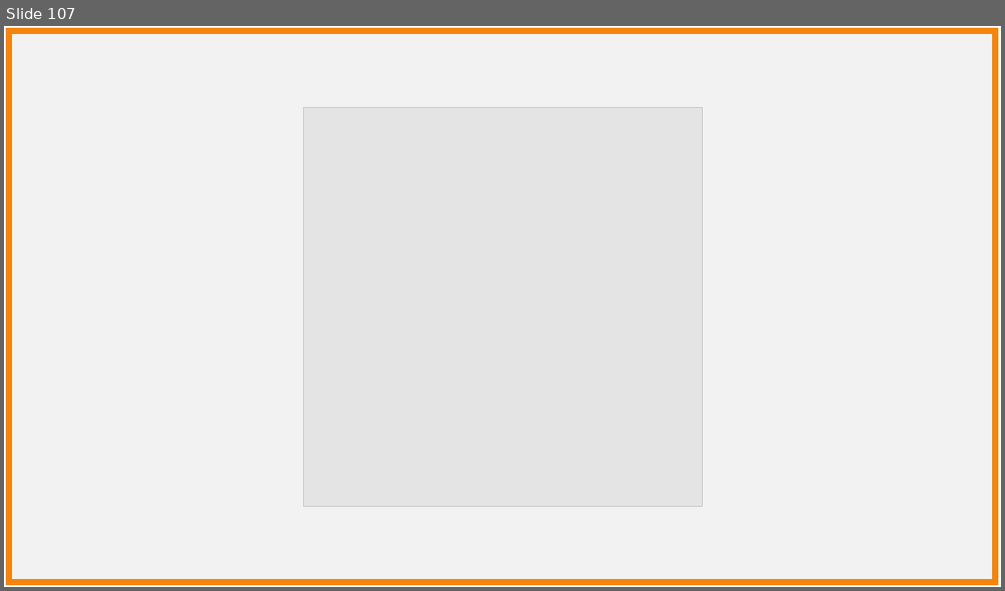
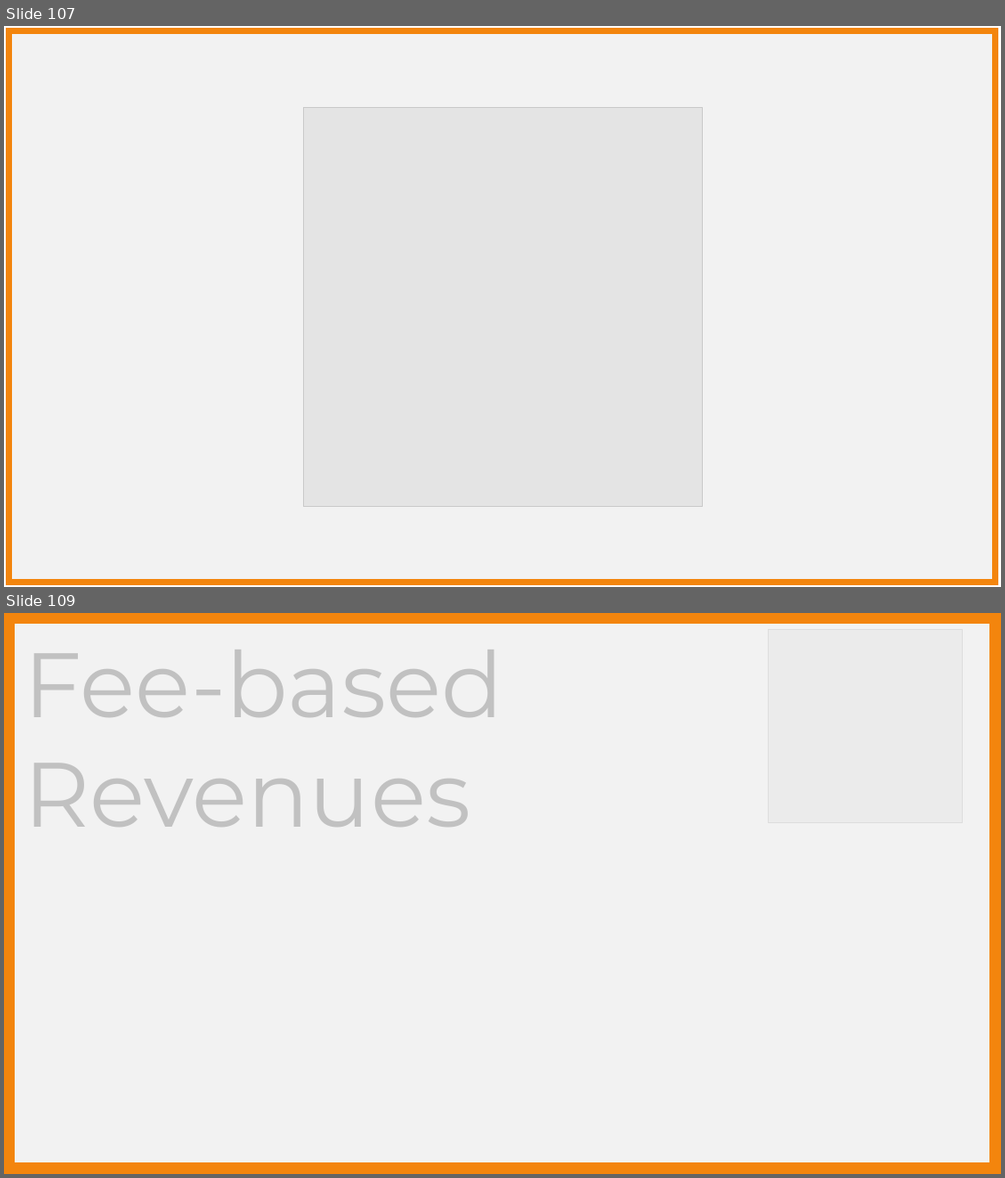
Before and after one commit to BPaaSModelling/Ontology4ModelingEnvironment, a slide deck: images/stickyNotes.pptx. Shown one above the other, each under a label of ours: slide 107 before the commit, slides 107 and 109 after it; the slides between them are not shown. The pictures are 1005x591 and 1005x1178 pixels, drawn with LibreOffice and Linux fonts; fonts in the diff are those of the drawing; grey boxes stand for pictures. Boxes give left, top, right and bottom in pixels: in the first picture for what was removed or moved away, otherwise in the second. Text is boxed around its words. In the diff, an @@ line names an element or a change of style, - is before the commit and + after.

```diff
--- a/images/stickyNotes.pptx
+++ b/images/stickyNotes.pptx
@@ slide 109 added at (4, 613, 1001, 1174), background #FFFFFF @@
@@ rectangle added at (8, 617, 995, 1168), fill #F2F2F2, outline #F3850D 12 pt @@
@@ rectangle added at (27, 627, 966, 851), fill #F2F2F2 at 80% opacity @@
@@ picture added at (769, 629, 962, 822) @@
@@ text added at (24, 649, 503, 827), 88 pt, text #000000 @@
+Fee-based Revenues
```
Also in this commit, not shown: 1 slide changed, 24 other slides added.
